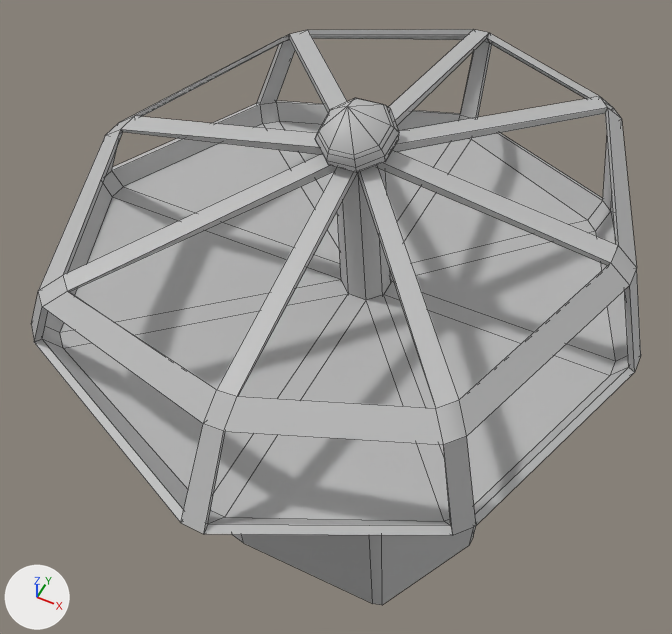
Before and after pictures for a commit that changed the FBX model Assets/Models/03 Museum Models/General/SM_DisplayRound_01.fbx.
Camera for both pictures: a camera (50 mm lens) standing at (0.444, -1.008, 1.932) and looking at (-0.078, 0.035, 0.629). The axes (+X, +Y, +Z) are drawn at lower left. The lights are the same throughout. Mesh edges are drawn as thin lines. Where no turn or scale is listed for an object, it has been applied to the vertices.

The older version as bpy lines, for what is in view:
```python
me_mesh = bpy.data.meshes.new('Mesh')
me_mesh.from_pydata(...)  # 249 vertices, 260 faces; spans x -0.543..0.455, y -0.543..0.533, z 0.0..1.167
me_mesh.materials.append(mat_lambert1)  # grey #bcbcbc
ob_display1_display1 = bpy.data.objects.new('Display1:Display1', me_mesh)
ob_display1_display1.location = (0.0, 0.0, 0.0)
```
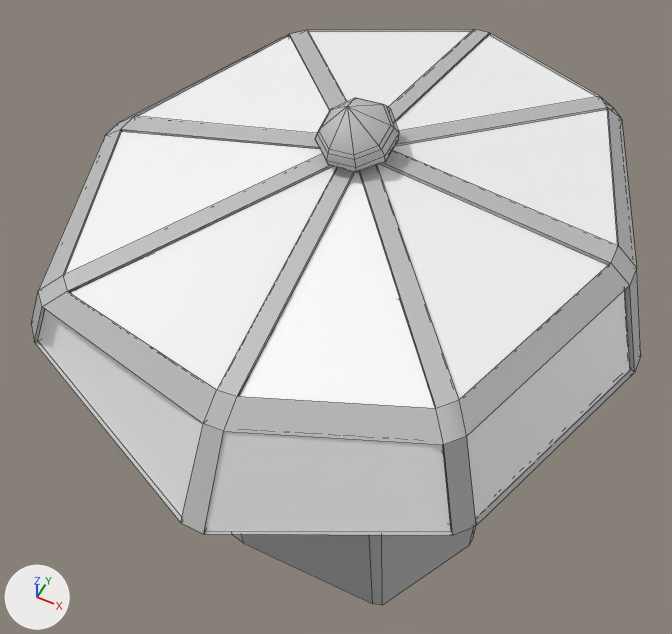
The newer file is also turned or shifted as a whole; pictures and numbers use the older file's frame.

Boxes (x1, y1, x2, y2) around the edits, measured in the pictures (672 x 634 px):
part 1 of me_mesh, added: after (38, 32, 630, 531)

Diff of the bpy script that builds the scene:
```diff
--- a/Assets/Models/03 Museum Models/General/SM_DisplayRound_01.fbx.py
+++ b/Assets/Models/03 Museum Models/General/SM_DisplayRound_01.fbx.py
@@ mat_glassy @@
+mat_glassy = principled_material('glassy')
+mat_glassy.base_color = (0.922, 0.922, 0.922)  # white #f6f6f6
@@ me_mesh @@
 # used by ob_display1_display1; location = (0.0, 0.0, 0.0)
-me_mesh.from_pydata(...)  # 249 vertices, 260 faces; spans x -0.543..0.455, y -0.543..0.533, z 0.0..1.167
+me_mesh.from_pydata(...)  # 305 vertices, 276 faces; spans x -0.543..0.455, y -0.543..0.533, z 0.0..1.167
+# me_mesh part 1
+# 56 vertices are added at x -0.539..0.451, y -0.539..0.527, z 0.825..1.079
+# 16 new faces join them, mat_glassy (white #f6f6f6)
 me_mesh.materials.append(mat_lambert1)
+me_mesh.materials.append(mat_glassy)  # white #f6f6f6
```
